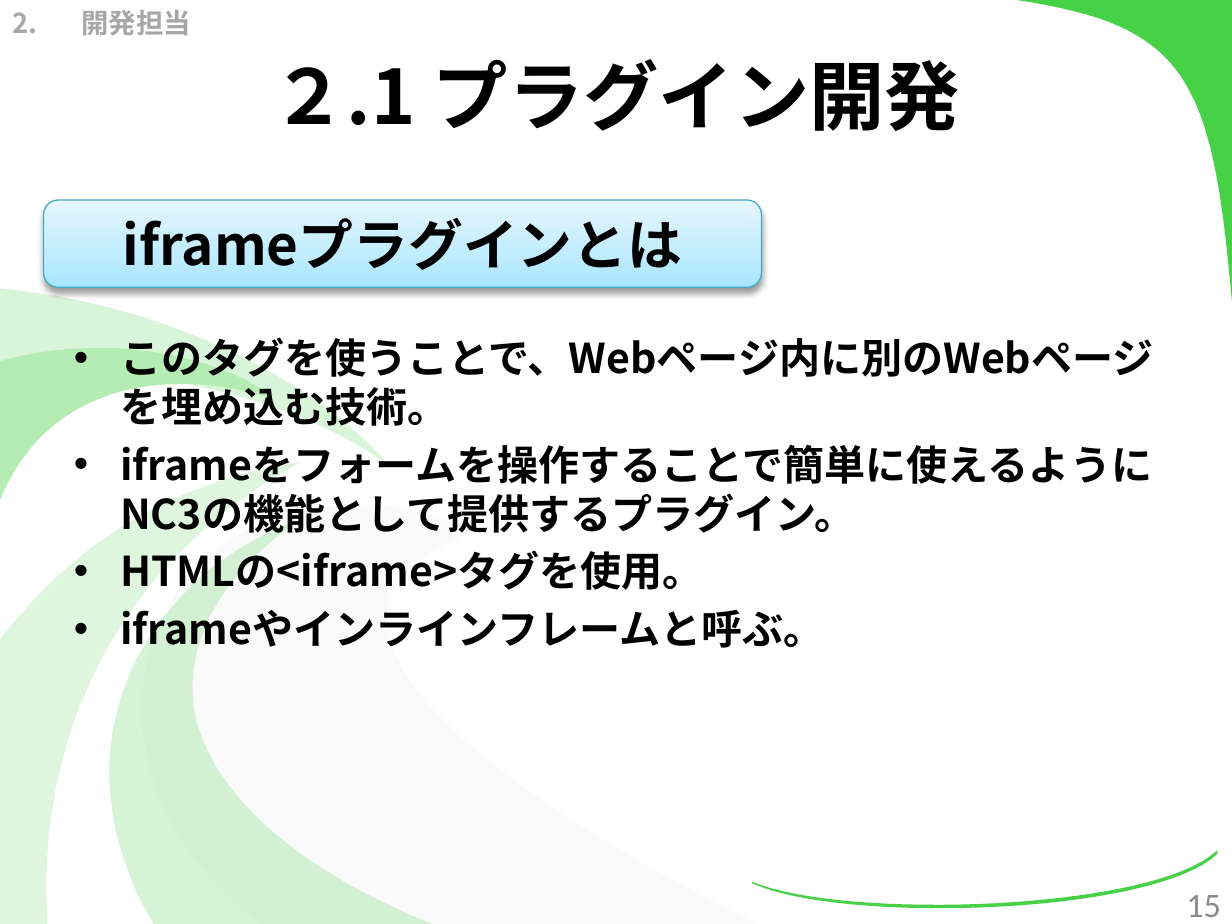
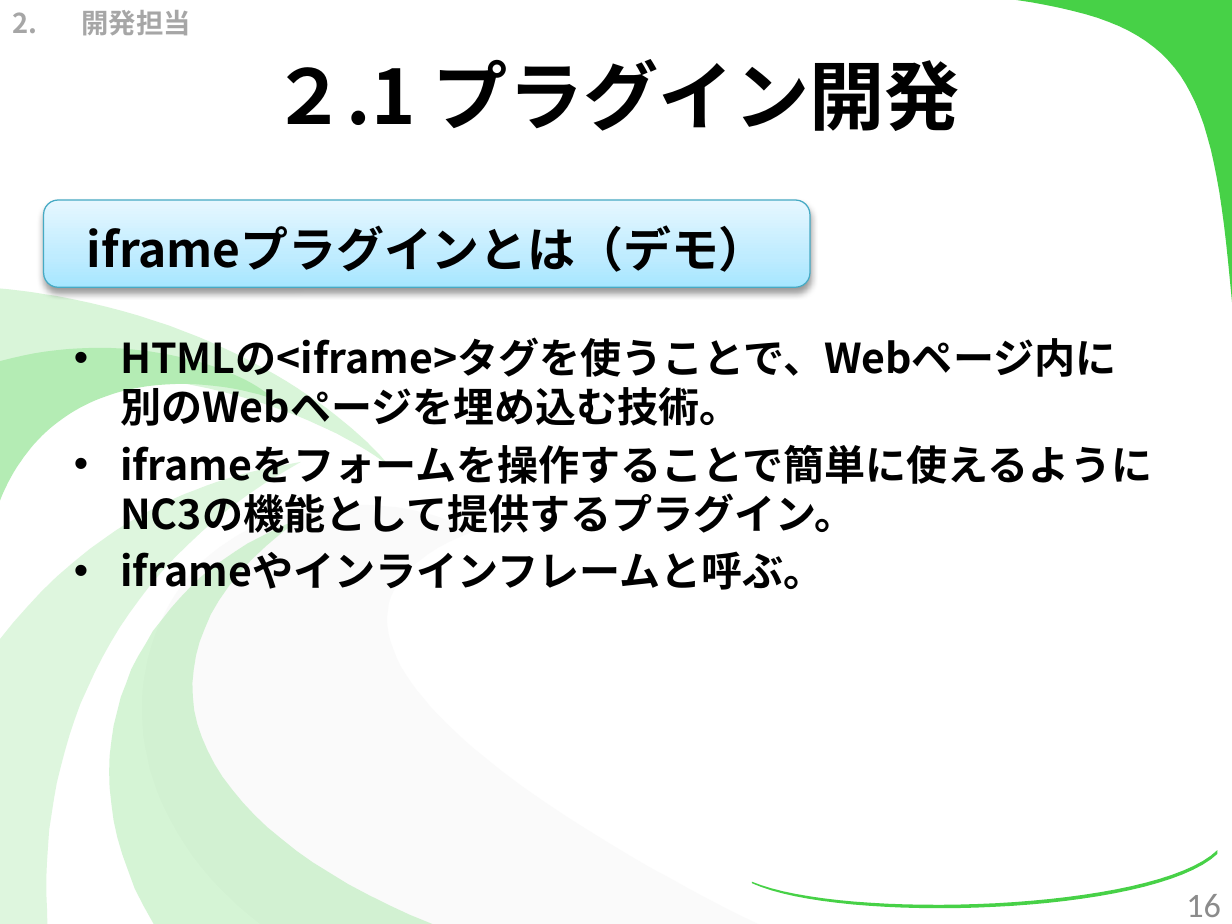
Before and after one commit to kotaro0717/Report-Management, a slide deck: slide 16 of 1.中間報告/3.発表資料/report_hokada.pptx (slide 15 before the commit). Drawn at 1232x924 pixels with LibreOffice and Linux fonts; fonts in the diff are those of the drawing. Boxes give left, top, right and bottom in pixels: in the first picture for what was removed or moved away, otherwise in the second. Text is boxed around its words. In the diff, an @@ line names an element or a change of style, - is before the commit and + after.

```diff
--- a/1.中間報告/3.発表資料/report_hokada.pptx
+++ b/1.中間報告/3.発表資料/report_hokada.pptx
@@ rounded rectangle "iframeプラグインとは（デモ）": place and size @@
-rounded rectangle "iframeプラグインとは（デモ）" at box(43, 200, 761, 287)
+rounded rectangle "iframeプラグインとは（デモ）" at box(43, 200, 809, 287)
@@ text in rounded rectangle at box(87, 225, 767, 272): text changed; size 32 to 28 pt @@
-iframeプラグインとは
+iframeプラグインとは（デモ）
@@ text at box(120, 337, 1116, 426): text changed @@
-• このタグを使うことで、Webページ内に別のWebページを埋め込む技術。
+• HTMLの<iframe>タグを使うことで、Webページ内に別のWebページを埋め込む技術。
@@ text at box(120, 550, 704, 590): paragraph removed @@
-• HTMLの<iframe>タグを使用。
@@ page number at box(1186, 894, 1221, 917): text changed @@
-15
+16
```
Also in this commit, not shown: 33 other slides changed, 3 slides added, 5 slides removed.
